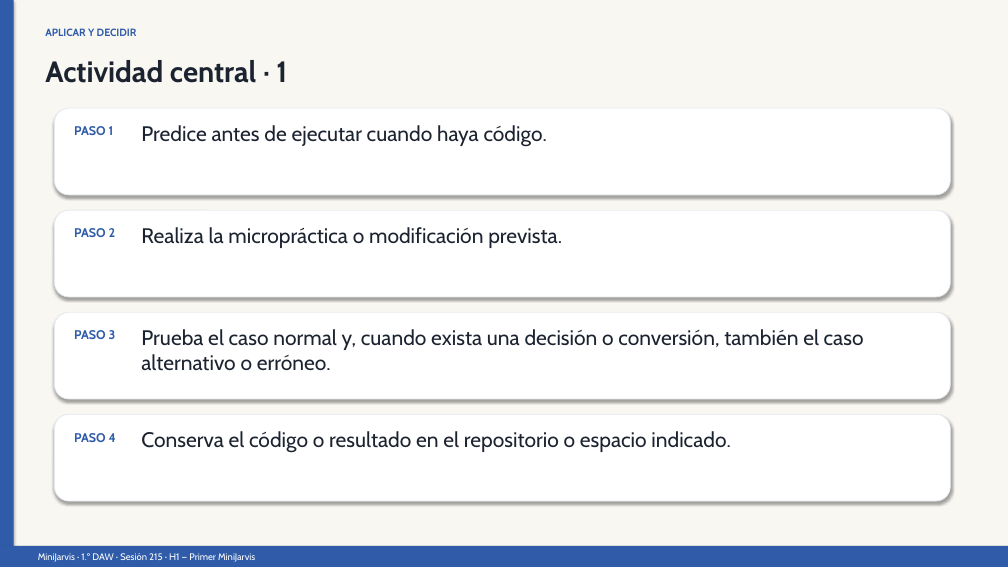
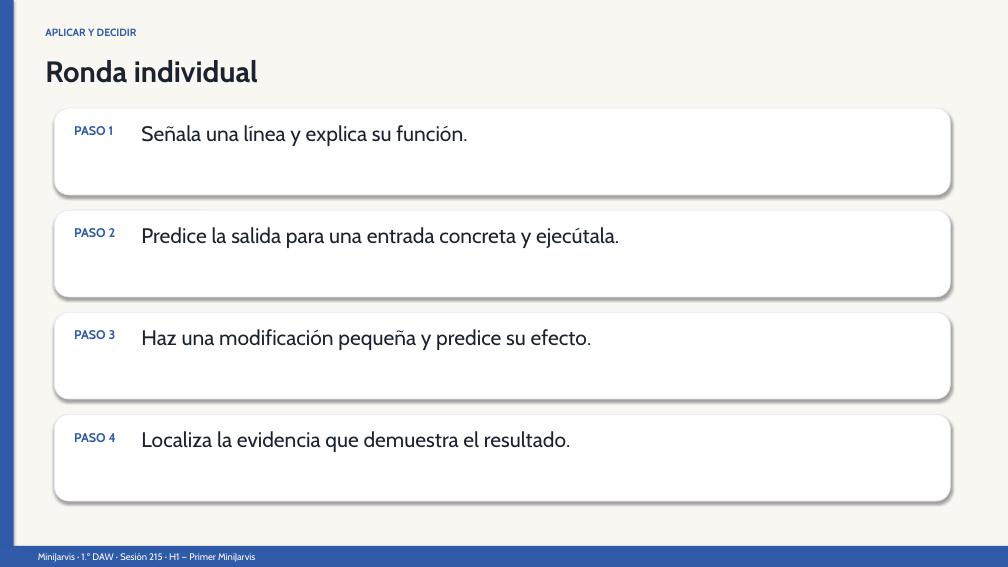
Before and after one commit to llombardero/curso-26-27, a slide deck: slide 6 of 02-PROFESORADO/03-PRESENTACIONES/POR-SESION/h1/S215-defensa-y-cierre-h1-presentacion.pptx (slide 5 before the commit). Drawn at 1008x567 pixels with LibreOffice and Linux fonts; fonts in the diff are those of the drawing. Boxes give left, top, right and bottom in pixels: in the first picture for what was removed or moved away, otherwise in the second. Text is boxed around its words. In the diff, an @@ line names an element or a change of style, - is before the commit and + after.

```diff
--- a/02-PROFESORADO/03-PRESENTACIONES/POR-SESION/h1/S215-defensa-y-cierre-h1-presentacion.pptx
+++ b/02-PROFESORADO/03-PRESENTACIONES/POR-SESION/h1/S215-defensa-y-cierre-h1-presentacion.pptx
@@ text at [45, 60, 258, 83]: text changed @@
-Actividad central · 1
+Ronda individual
@@ text at [141, 125, 467, 146]: text changed @@
-Predice antes de ejecutar cuando haya código.
+Señala una línea y explica su función.
@@ text at [141, 227, 619, 248]: text changed @@
-Realiza la micropráctica o modificación prevista.
+Predice la salida para una entrada concreta y ejecútala.
@@ text at [141, 329, 592, 350]: text changed @@
-Prueba el caso normal y, cuando exista una decisión o conversión, también el caso alternativo o erróneo.
+Haz una modificación pequeña y predice su efecto.
@@ text at [141, 431, 571, 452]: text changed @@
-Conserva el código o resultado en el repositorio o espacio indicado.
+Localiza la evidencia que demuestra el resultado.
```
Also in this commit, not shown: 3 other slides changed, 6 slides added, 5 slides removed, 41 other files.
